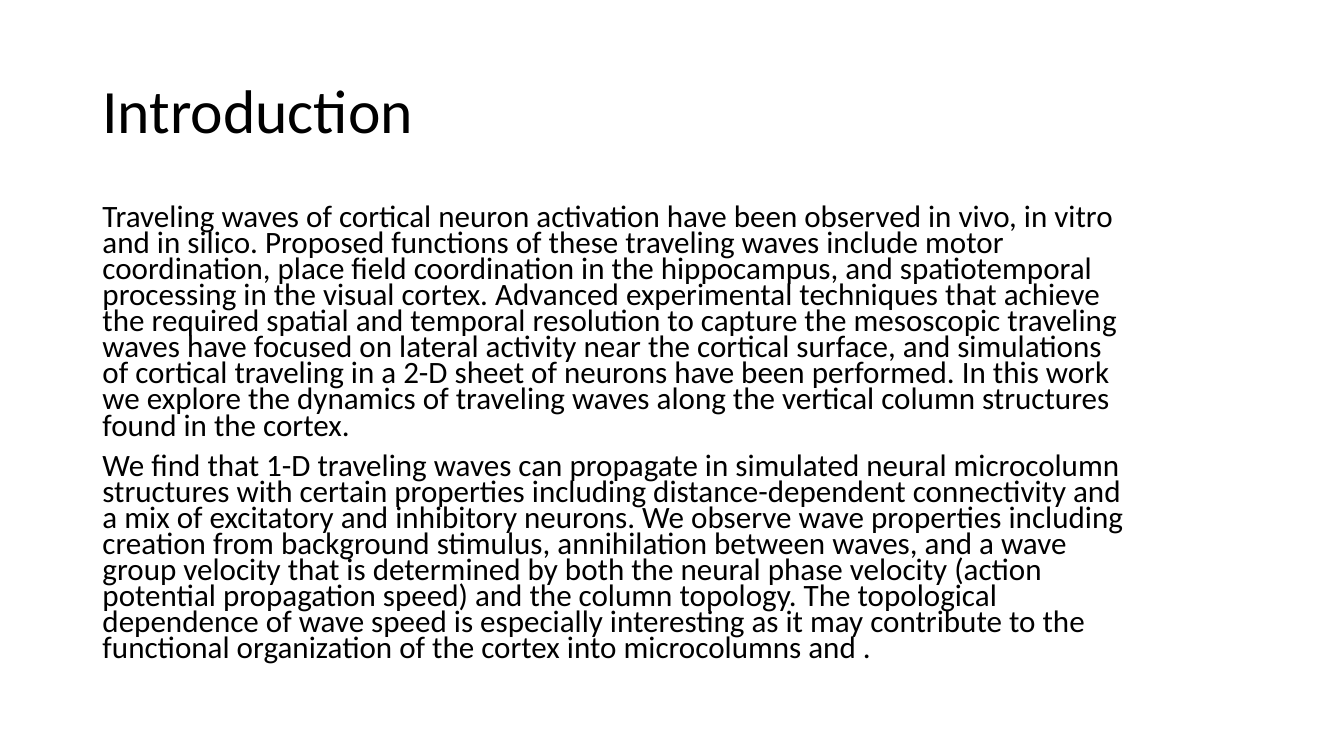
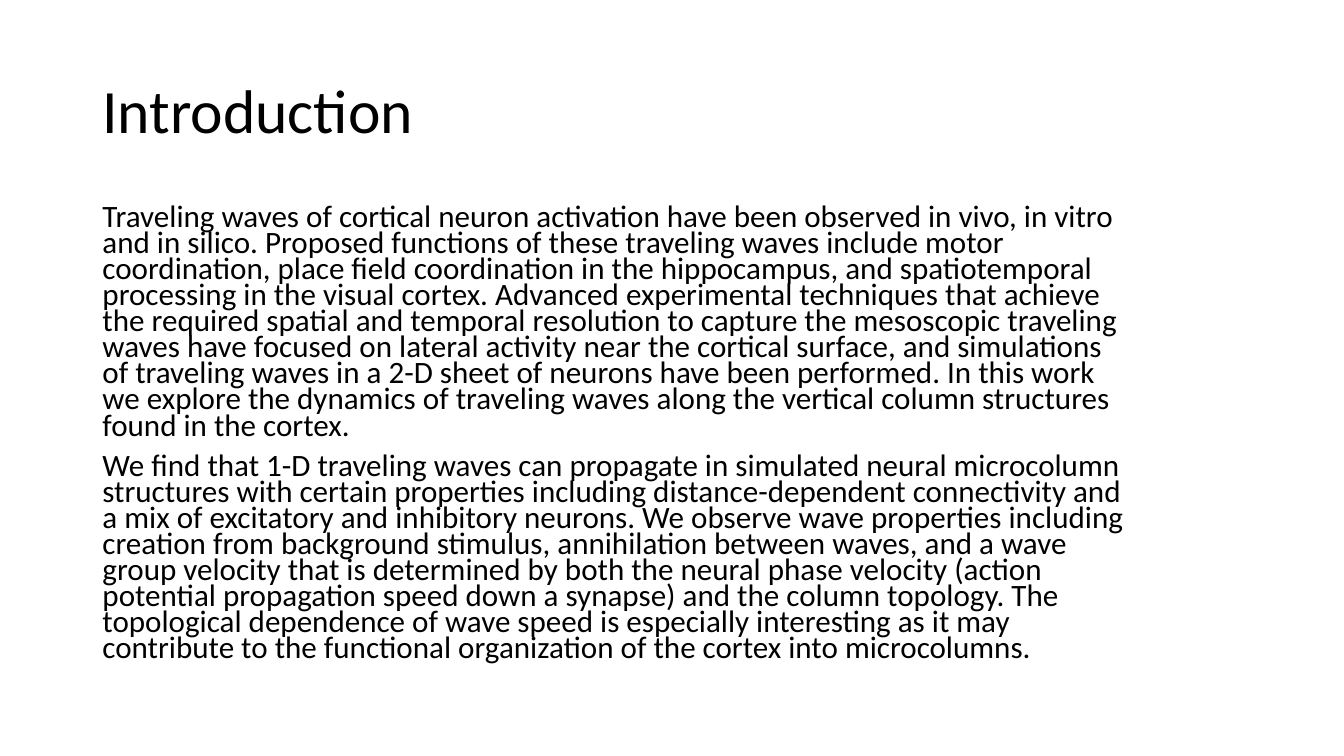
Before and after one commit to vbaker145/neuron, a slide deck: slide 3 of sync_paper/Traveling Waves in Neural Minicolumns.pptx (slide 2 before the commit). Drawn at 1344x756 pixels with LibreOffice and Linux fonts; fonts in the diff are those of the drawing; background and template pictures are left out. Boxes give left, top, right and bottom in pixels: in the first picture for what was removed or moved away, otherwise in the second. Text is boxed around its words. In the diff, an @@ line names an element or a change of style, - is before the commit and + after.

Commit message:
Outline of paper #1, results for topological propagation effect

```diff
--- a/sync_paper/Traveling Waves in Neural Minicolumns.pptx
+++ b/sync_paper/Traveling Waves in Neural Minicolumns.pptx
@@ text at (x1=102, y1=205, x2=1123, y2=664): text changed @@
-Traveling waves of cortical neuron activation have been observed in vivo, in vitro and in silico. Proposed functions of these traveling waves include motor coordination, place field coordination in the hippocampus, and spatiotemporal processing in the visual cortex. Advanced experimental techniques that achieve the required spatial and temporal resolution to capture the mesoscopic traveling waves have focused on lateral activity near the cortical surface, and simulations of cortical traveling in a 2-D sheet of neurons have been performed. In this work we explore the dynamics of traveling waves along the vertical column structures found in the cortex.
-We find that 1-D traveling waves can propagate in simulated neural microcolumn structures with certain properties including distance-dependent connectivity and a mix of excitatory and inhibitory neurons. We observe wave properties including creation from background stimulus, annihilation between waves, and a wave group velocity that is determined by both the neural phase velocity (action potential propagation speed) and the column topology. The topological dependence of wave speed is especially interesting as it may contribute to the functional organization of the cortex into microcolumns and .
+Traveling waves of cortical neuron activation have been observed in vivo, in vitro and in silico. Proposed functions of these traveling waves include motor coordination, place field coordination in the hippocampus, and spatiotemporal processing in the visual cortex. Advanced experimental techniques that achieve the required spatial and temporal resolution to capture the mesoscopic traveling waves have focused on lateral activity near the cortical surface, and simulations of traveling waves in a 2-D sheet of neurons have been performed. In this work we explore the dynamics of traveling waves along the vertical column structures found in the cortex.
+We find that 1-D traveling waves can propagate in simulated neural microcolumn structures with certain properties including distance-dependent connectivity and a mix of excitatory and inhibitory neurons. We observe wave properties including creation from background stimulus, annihilation between waves, and a wave group velocity that is determined by both the neural phase velocity (action potential propagation speed down a synapse) and the column topology. The topological dependence of wave speed is especially interesting as it may contribute to the functional organization of the cortex into microcolumns.
```
Also in this commit, not shown: 5 other slides changed, 2 slides added, 1 slide removed, 2 other files.
